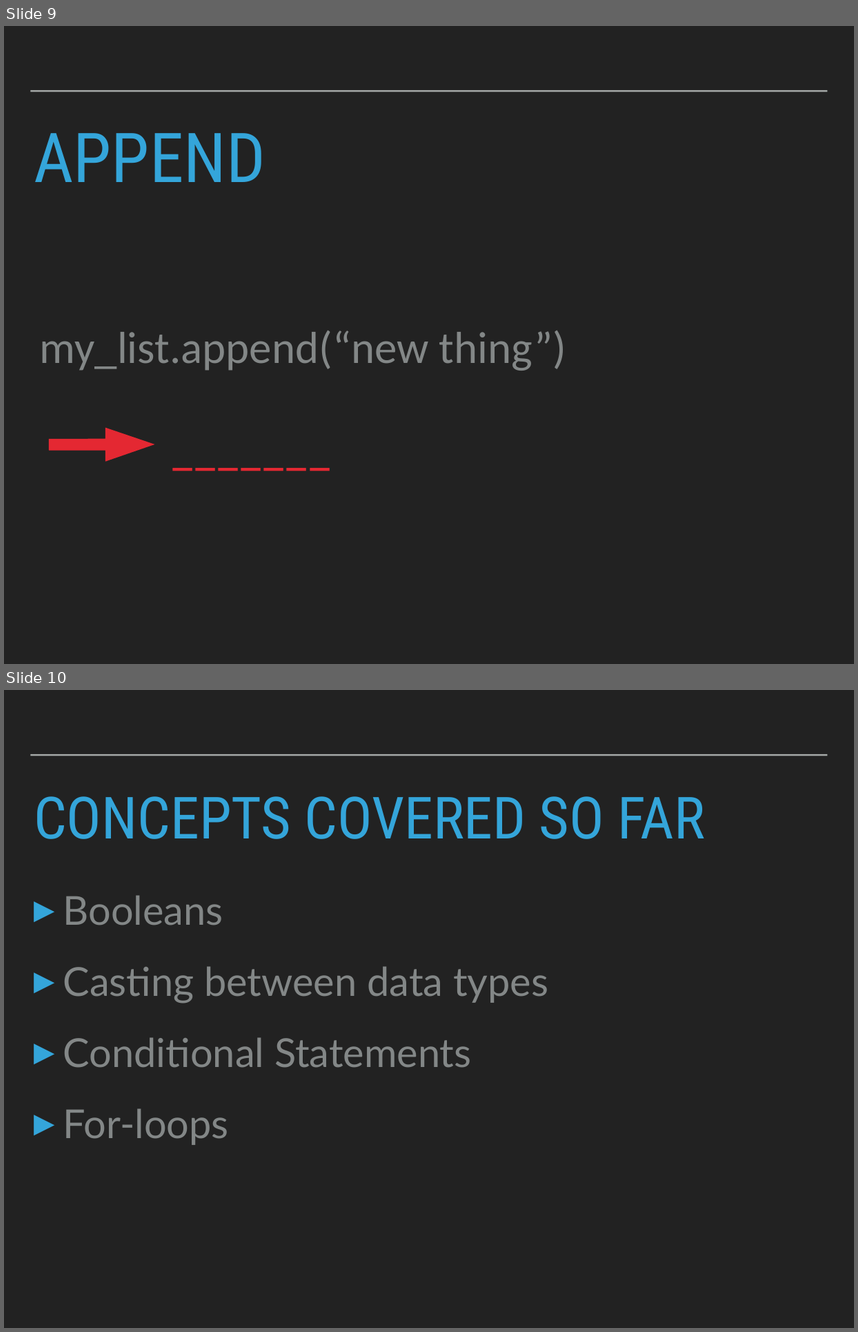
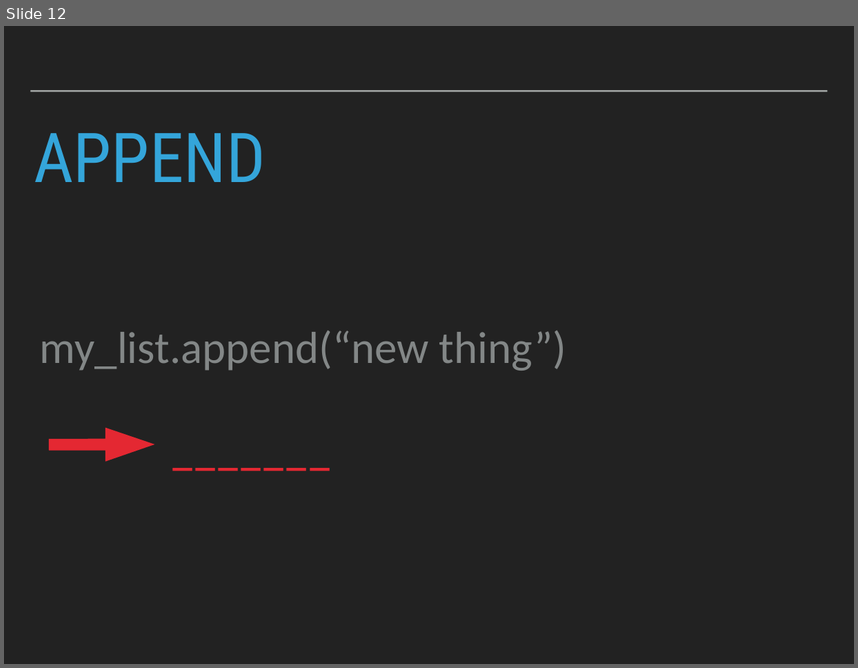
Before and after one commit to robcarrington/Week2_PythonForDataScience, a slide deck: Session3_Slides.pptx. Shown one above the other, each under a label of ours: slides 9 and 10 before the commit, slide 12 after it. The pictures are 858x1332 and 858x668 pixels, drawn with LibreOffice and Linux fonts; fonts in the diff are those of the drawing. Boxes give left, top, right and bottom in pixels: in the first picture for what was removed or moved away, otherwise in the second. Text is boxed around its words. In the diff, an @@ line names an element or a change of style, - is before the commit and + after.

```diff
--- a/Session3_Slides.pptx
+++ b/Session3_Slides.pptx
@@ slide 10 removed at box(4, 690, 854, 1328), background #222222; not listed: 1 template element that a slide beside it also shows @@
@@ title removed at box(34, 796, 705, 839) @@
-CONCEPTS COVERED SO FAR
@@ text removed at box(63, 895, 548, 1145) @@
-▸ Booleans
-▸ Casting between data types
-▸ Conditional Statements
-▸ For-loops
@@ what was slide 9 is now slide 12 @@
```
Also in this commit, not shown: 5 slides changed, 15 slides added, 5 other slides removed, 3 other files.
